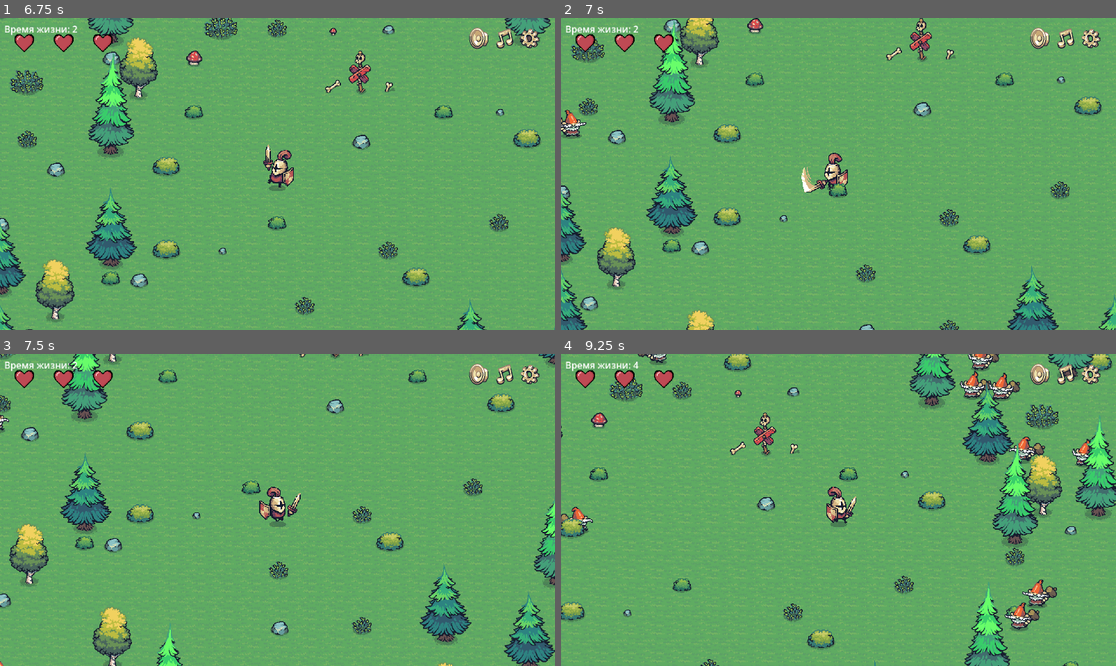
Above: before the commit, frames 1-4 (two rows, left to right).
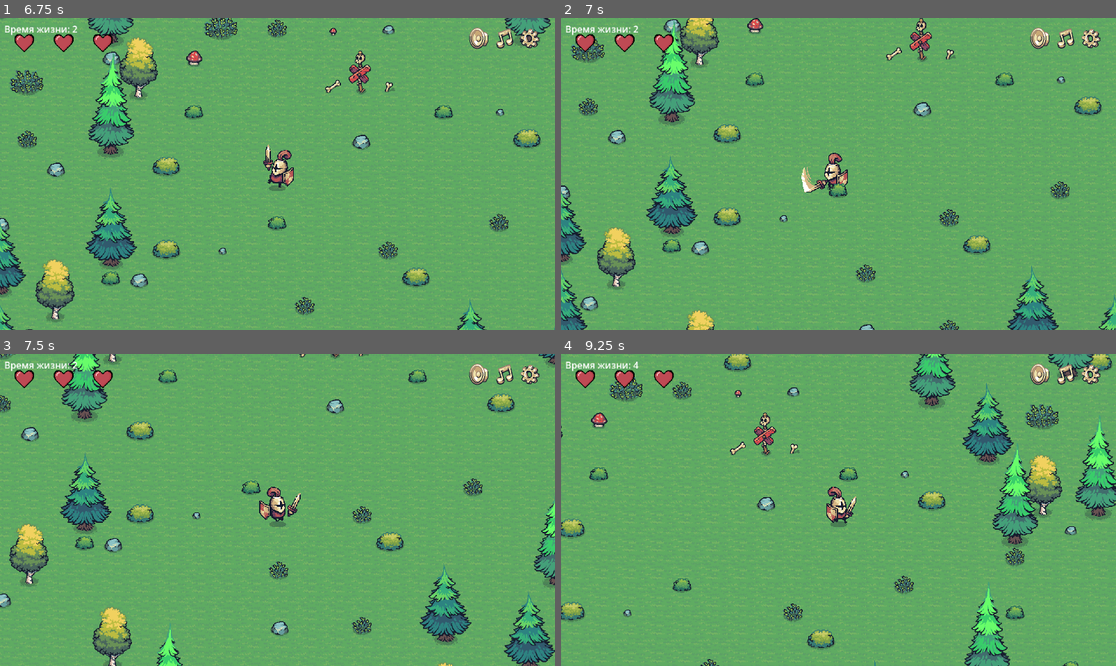
Above: after the commit, the same moments.

Repository: darkicestormteam/Fgame
Game: Godot game, scene res://scenes/mainmenu.tscn
Same seed, same stepped clock (60 frames per second), same inputs: the game is played once before the commit and once after it.
Inputs (mouse positions are in pixels of both pictures, inside the frame that each line leads up to):
- Up to frame 1 (6.75 s): click "старт" at 0.5 s; click "старт" at 1.25 s; tap Enter (ui_accept) at 2, 2.27, 3.02, 4.25, 4.52, 5.27, 6.02 s; move the mouse to (399, 158) at 2.02 s; hold D (move_right) 2.03-2.78 s; tap Space every 0.75 s from 2.1 to 6.6 s; move the mouse to (166, 189) at 2.77 s; hold S (move_down) 2.78-3.53 s; move the mouse to (333, 105) at 3.52 s; hold D (move_right) 3.53-4.28 s; move the mouse to (249, 236) at 4.27 s; hold W (move_up) 4.28-5.03 s; move the mouse to (444, 220) at 5.02 s; hold A (move_left) 5.03-6.53 s; move the mouse to (111, 127) at 5.77 s; move the mouse to (305, 174) at 6.52 s; hold S (move_down) from 6.53 s (still down)
- Up to frame 2 (7 s): keep holding S (move_down)
- Up to frame 3 (7.5 s): move the mouse to (194, 432) at 7.27 s; release S (move_down) at 7.28 s; hold D (move_right) from 7.28 s (still down); tap Space at 7.35 s
- Up to frame 4 (9.25 s): tap Enter (ui_accept) at 7.52, 8.27, 9.02 s; move the mouse to (960, 494) at 8.02 s; release D (move_right) at 8.03 s; hold W (move_up) 8.03-8.78 s; tap Space at 8.1, 8.85 s; move the mouse to (727, 525) at 8.77 s; hold D (move_right) from 8.78 s (still down)

Frame 1 is identical in both runs. In frame 2, 0.3% of the frame differs, in the area x 0-5%, y 29-39%; in frame 3, less than 0.1%; in frame 4, 2.1%, in the area x 0-96%, y 0-89%.

Commit message:
update branch

Diff:
--- a/script/enemy_spawner.gd
+++ b/script/enemy_spawner.gd
@@ -174,7 +174,7 @@
 	if not _is_active or _current_wave_config == null:
 		return
 
-	var current_enemies = get_tree().get_nodes_in_group("enemy")
+	var current_enemies = get_tree().get_nodes_in_group("Enemy")
 
 	# Если достигнут лимит врагов - останавливаем таймер
 	if current_enemies.size() >= _current_wave_config.max_enemies:
Not shown, changed: .gitignore
